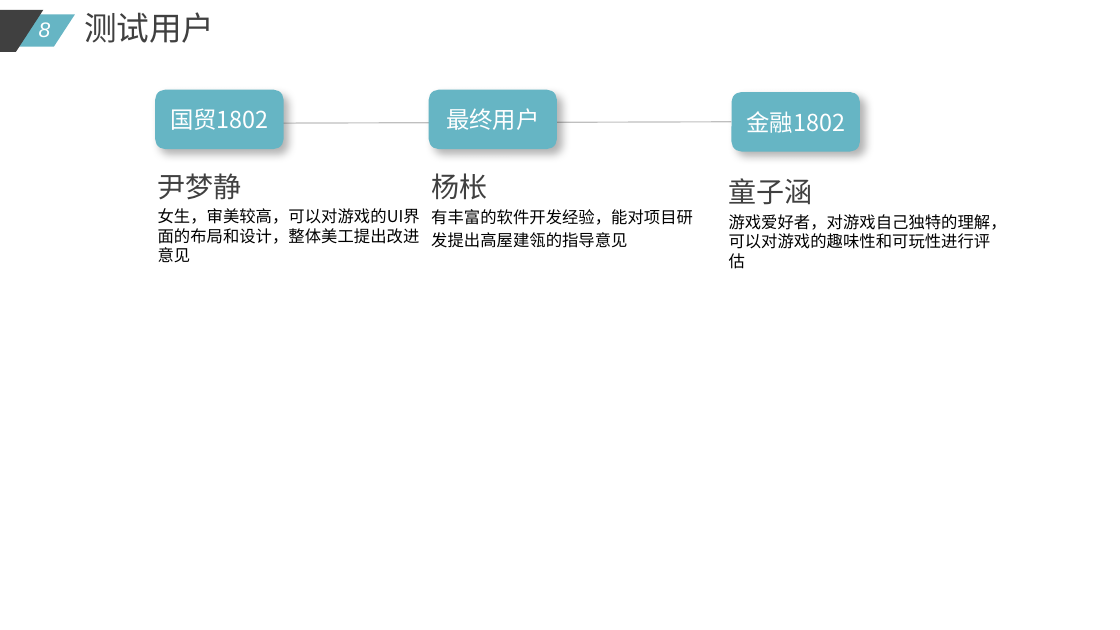
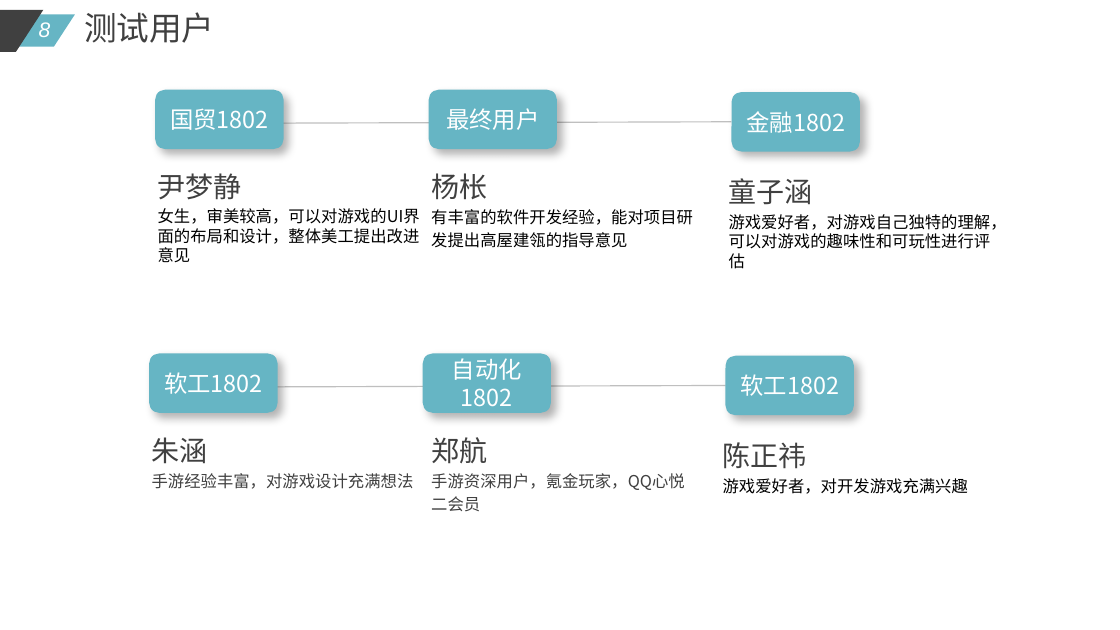
Before and after one commit to diligentsun/flappy-bird, a slide deck: slide 8 of 20201022_项目计划书_0.1.pptx. Drawn at 1120x630 pixels with LibreOffice and Linux fonts; fonts in the diff are those of the drawing. Boxes give left, top, right and bottom in pixels: in the first picture for what was removed or moved away, otherwise in the second. Text is boxed around its words. In the diff, an @@ line names an element or a change of style, - is before the commit and + after.

```diff
--- a/20201022_项目计划书_0.1.pptx
+++ b/20201022_项目计划书_0.1.pptx
@@ rounded rectangle added at bbox=[150, 354, 278, 413], fill #66B5C4, 20 pt, text #FFFFFF @@
+软工1802
@@ rounded rectangle added at bbox=[423, 354, 551, 413], fill #66B5C4, 20 pt, text #FFFFFF @@
+自动化1802
@@ rounded rectangle added at bbox=[726, 356, 854, 416], fill #66B5C4, 20 pt, text #FFFFFF @@
+软工1802
@@ line added from (198, 387) to (726, 386), #BFBFBF 1 pt @@
@@ text added at bbox=[152, 437, 414, 489], 14 pt, text #404040 @@
+朱涵
+手游经验丰富，对游戏设计充满想法
@@ text added at bbox=[431, 437, 685, 490], 14 pt, text #404040 @@
+郑航
+手游资深用户，氪金玩家，QQ心悦二会员
@@ text added at bbox=[723, 442, 968, 494], 14 pt, text #000000 @@
+陈正祎
+游戏爱好者，对开发游戏充满兴趣
```
Also in this commit, not shown: 6 other slides changed, 1 slide removed, 1 other file.
